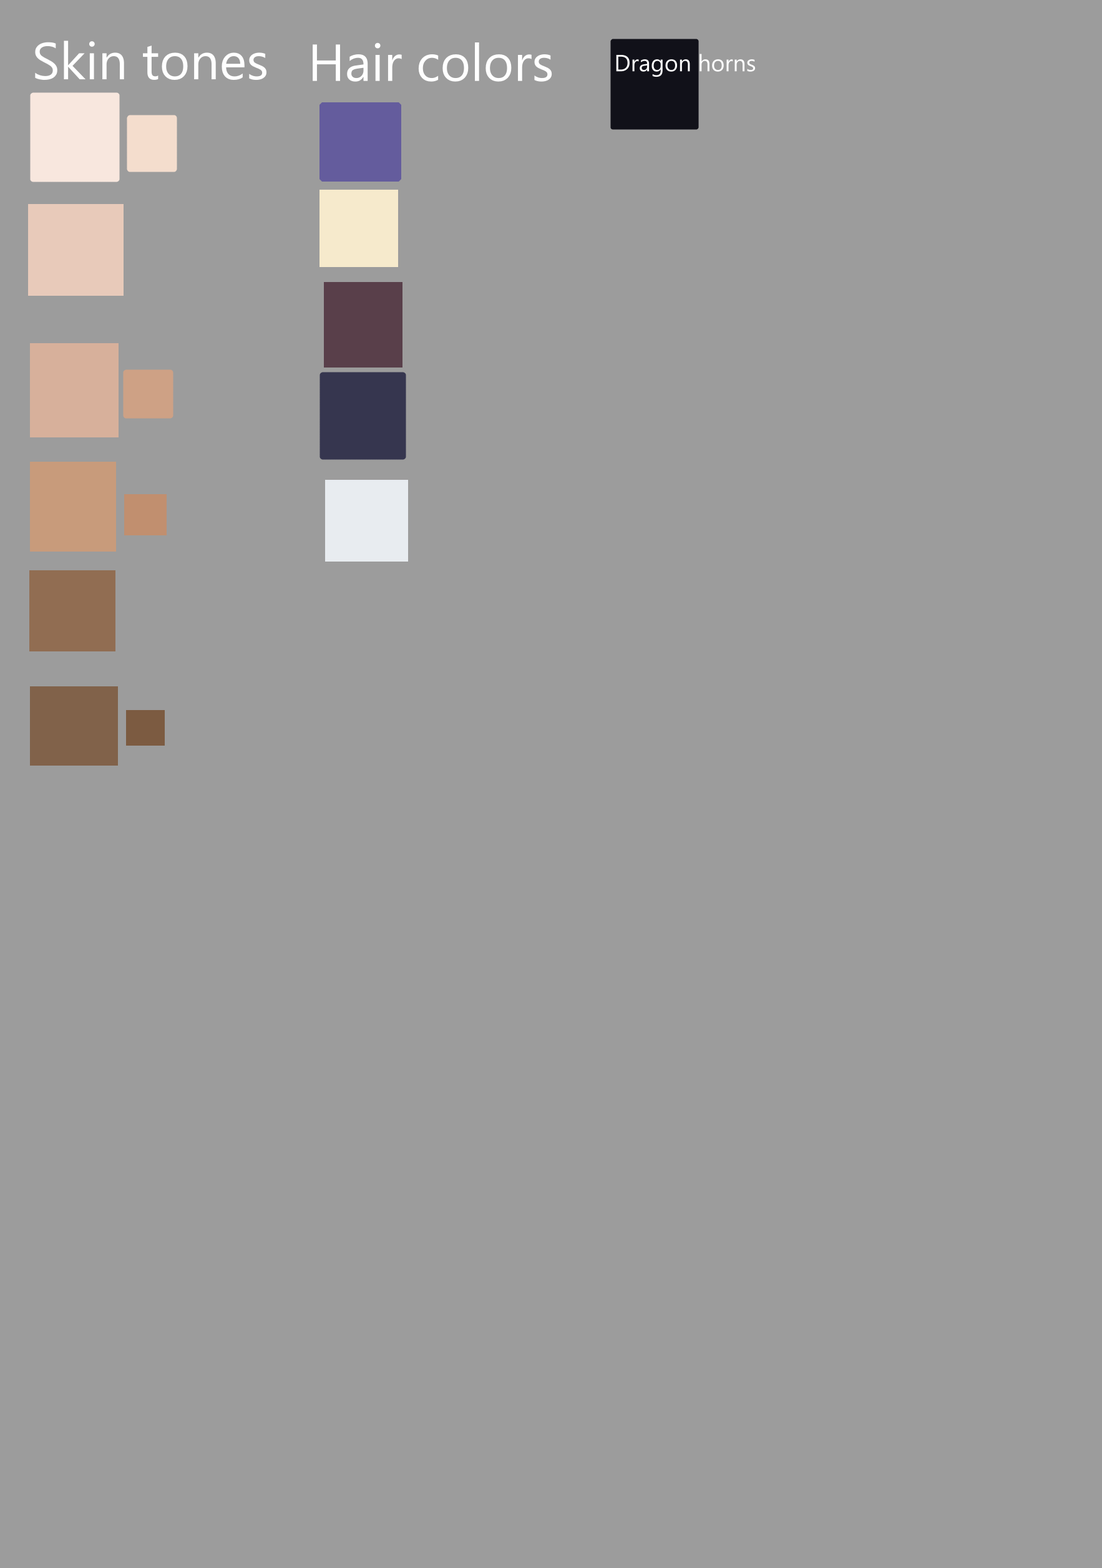
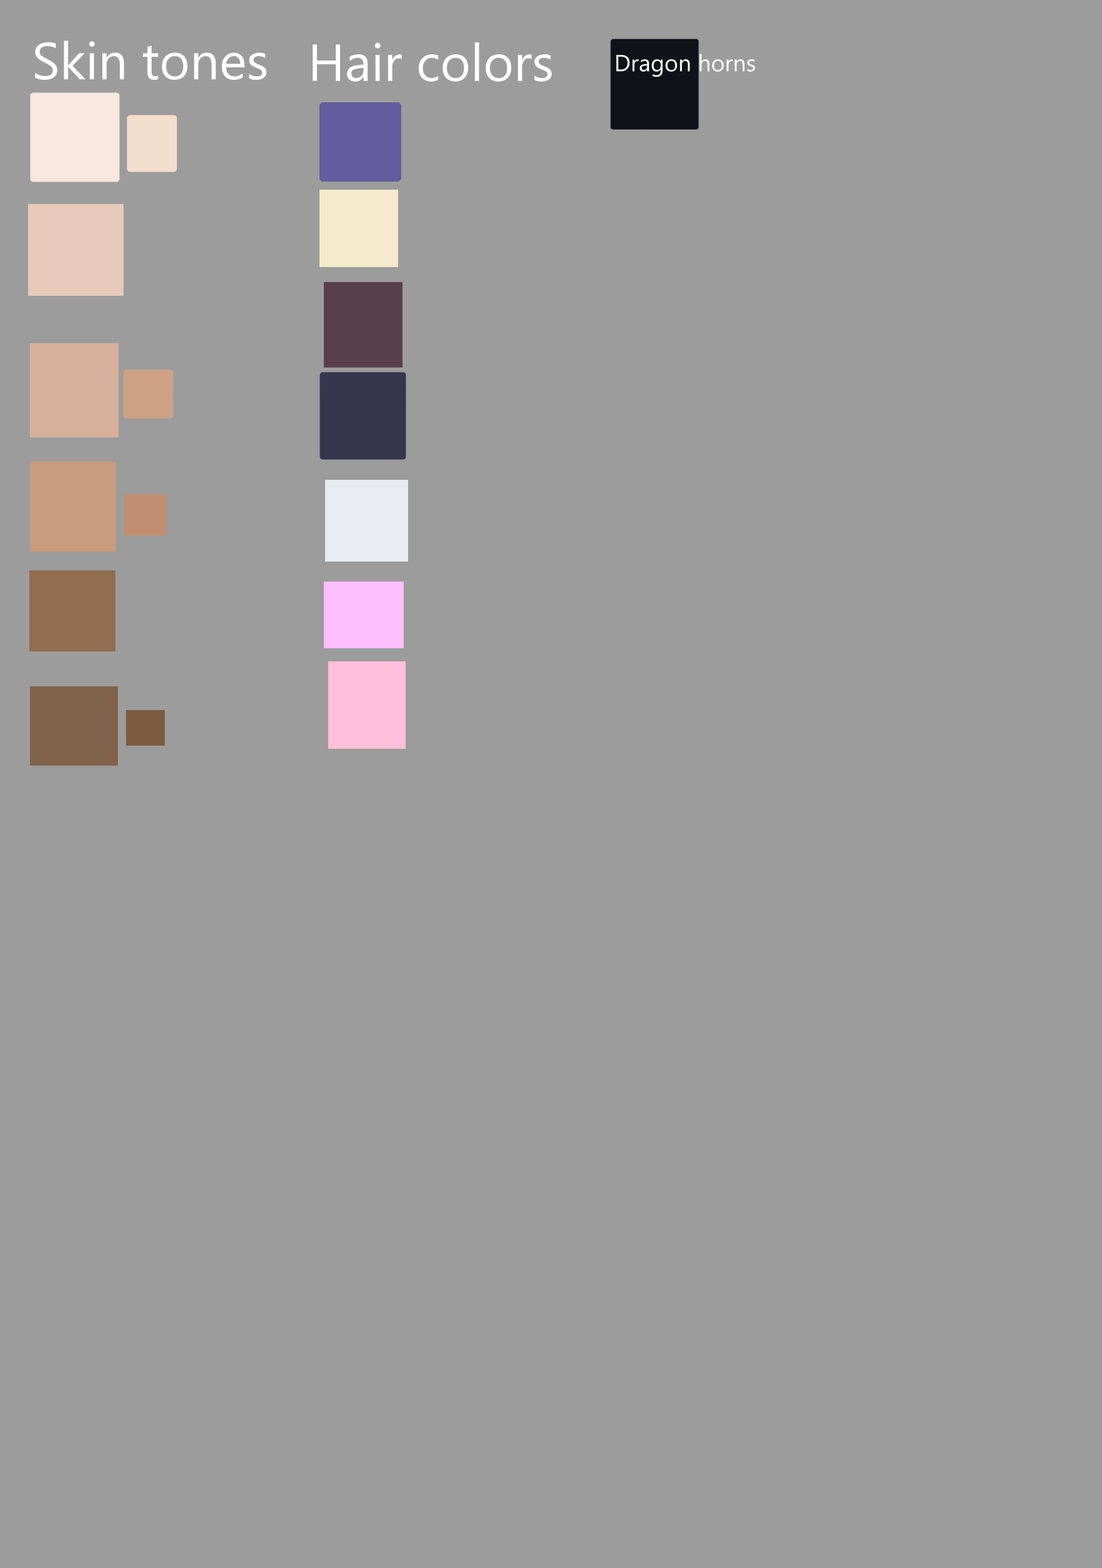
Layer changes from the first w=1102, h=1568 image to the second:
painted on "Vector Layer 1 Merged" over [323,581,406,749]
painted on "Background" over [323,581,406,749]